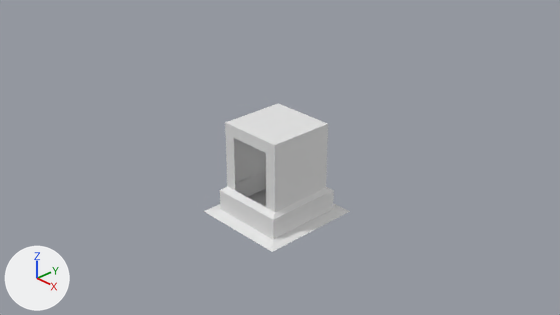
An edit to the Blender file Assets/Blender/Untitled.blend, drawn before and after from the same camera.
Rendered twice from the file's camera 'Camera'. The lights are fixed; the arrows at lower left show +X, +Y and +Z.

The scene before the commit, as lines of its bpy script (objects in view):
```python
me_cube = bpy.data.meshes.new('Cube')
me_cube.from_pydata(...)  # 28 vertices, 25 faces; spans x -0.76..0.76, y -0.8..0.8, z -0.94..0.52
me_cube.materials.append(mat_material)  # white #e7e7e7
me_mesh1 = bpy.data.meshes.new('Mesh1')
me_mesh1.from_pydata(...)  # 9969 vertices, 9929 faces; spans x -0.76..0.76, y -0.85..0.85, z -1.0..1.0
me_mesh1.materials.append(mat_material_0_002)  # picture img_image_0
ob_cube = bpy.data.objects.new('Cube', me_cube)
ob_cube.location = (-0.06, 0.0, -0.06)
ob_mesh1 = bpy.data.objects.new('Mesh1', me_mesh1)
ob_mesh1.location = (0.0, 0.0, 0.0)
ob_mesh1.hide_set(True)
```
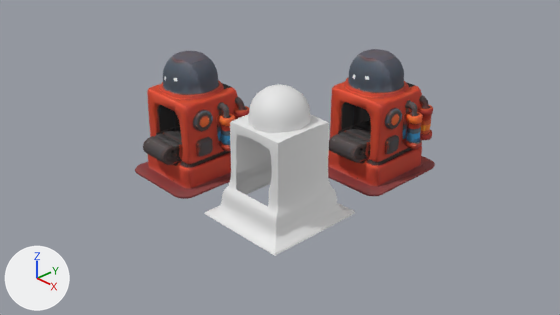
Changed parts and their boxes (x1, y1, x2, y2) in the pictures (560 x 315 px):
'Cube', reshaped, moved: before (204, 103, 350, 252); after (204, 114, 355, 256)
'Mesh1.001', added: after (328, 49, 435, 196)
'Mesh1', shown: after (135, 51, 250, 199)
'Sphere', added: after (248, 84, 310, 133)
part 1 of me_cube, built on: before (204, 103, 350, 252); after (204, 114, 355, 256)

Edits to the bpy script that builds the scene:
```text
Add img_image_0_001:
    img_image_0_001 = load_image('Image_0.001', '_unpacked/Image_0.001', 2048, 2048, 'sRGB')
Add mat_material_0_001:
    mat_material_0_001 = principled_material('Material_0.001')
    mat_material_0_001.texture = img_image_0_001
    mat_material_0_001.roughness = 0.8
Change me_cube:
    used by ob_cube; location = (-0.06, 0.0, -0.06)
    remove me_cube.from_pydata(...)  # 28 vertices, 25 faces; spans x -0.76..0.76, y -0.8..0.8, z -0.94..0.52
    add me_cube.from_pydata(...)  # 425 vertices, 399 faces, 7 loose edges; spans x -0.79..0.79, y -0.83..0.83, z -1.01..0.54
    me_cube part 1: 28 vertices removed from x -0.76..0.76, y -0.8..0.8, z -0.94..0.52; 425 vertices added at x -0.79..0.79, y -0.83..0.83, z -1.01..0.54
    me_cube part 2: the surface is now shaded smooth
Add me_mesh1_001:
    me_mesh1_001.from_pydata(...)  # 9969 vertices, 9929 faces; spans x -0.76..0.76, y -0.85..0.85, z -1.0..1.0
    me_mesh1_001.materials.append(mat_material_0_001)  # picture img_image_0_001
Add me_sphere:
    me_sphere.from_pydata(...)  # 85 vertices, 84 faces; spans x -0.45..0.45, y -0.45..0.45, z -0.064..0.486
    me_sphere.polygons.foreach_set('use_smooth', [True] * 84)
Change ob_mesh1:
    remove ob_mesh1.hide_set(True)
    ob_mesh1.location: (0.0, 0.0, 0.0) -> (-1.97, 0.0, 0.0)
Change ob_cube:
    ob_cube.location: (-0.06, 0.0, -0.06) -> (0.0, 0.0, 0.0)
Add ob_mesh1_001:
    ob_mesh1_001 = bpy.data.objects.new('Mesh1.001', me_mesh1_001)
    ob_mesh1_001.location = (0.0, 2.2, 0.0)
Add ob_sphere:
    ob_sphere = bpy.data.objects.new('Sphere', me_sphere)
    ob_sphere.location = (0.0, 0.0, 0.55)
```
